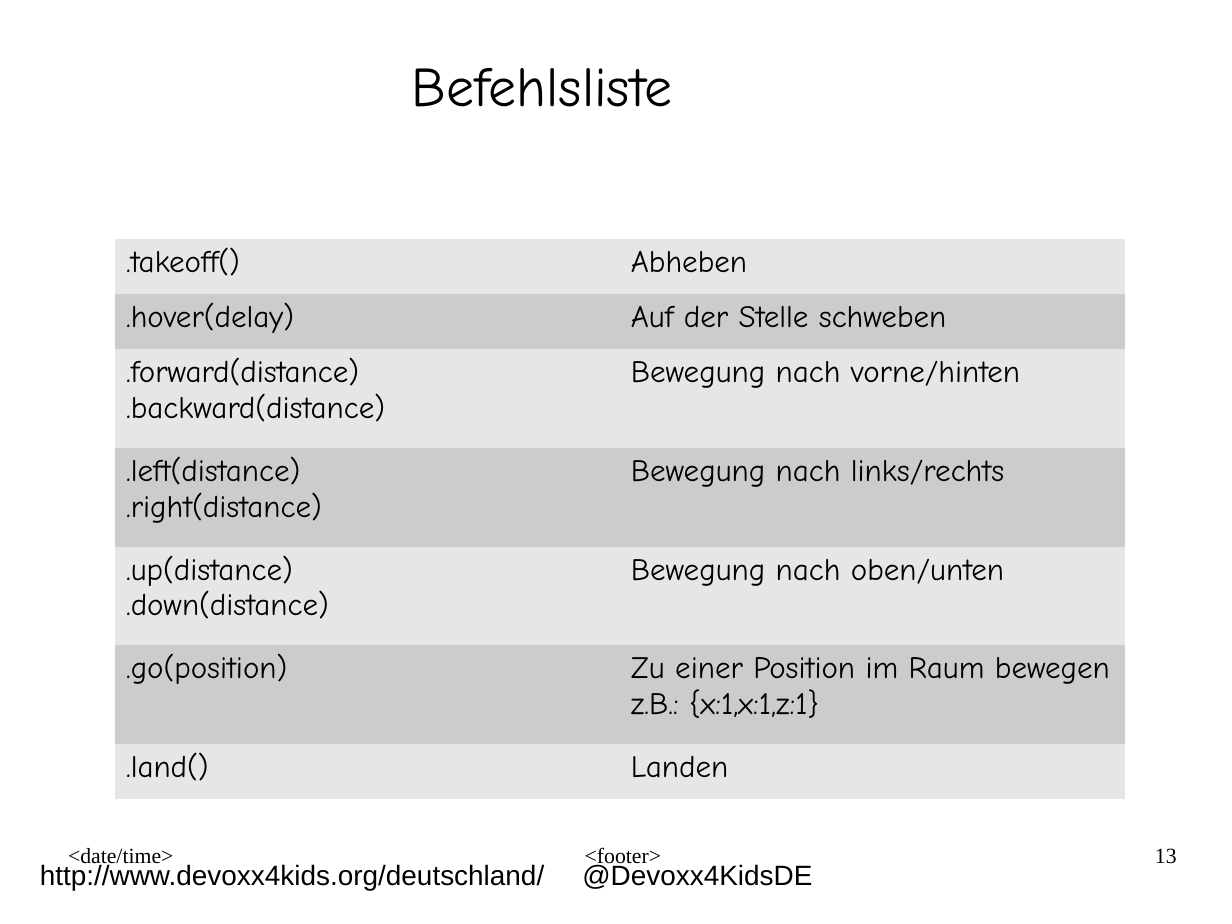
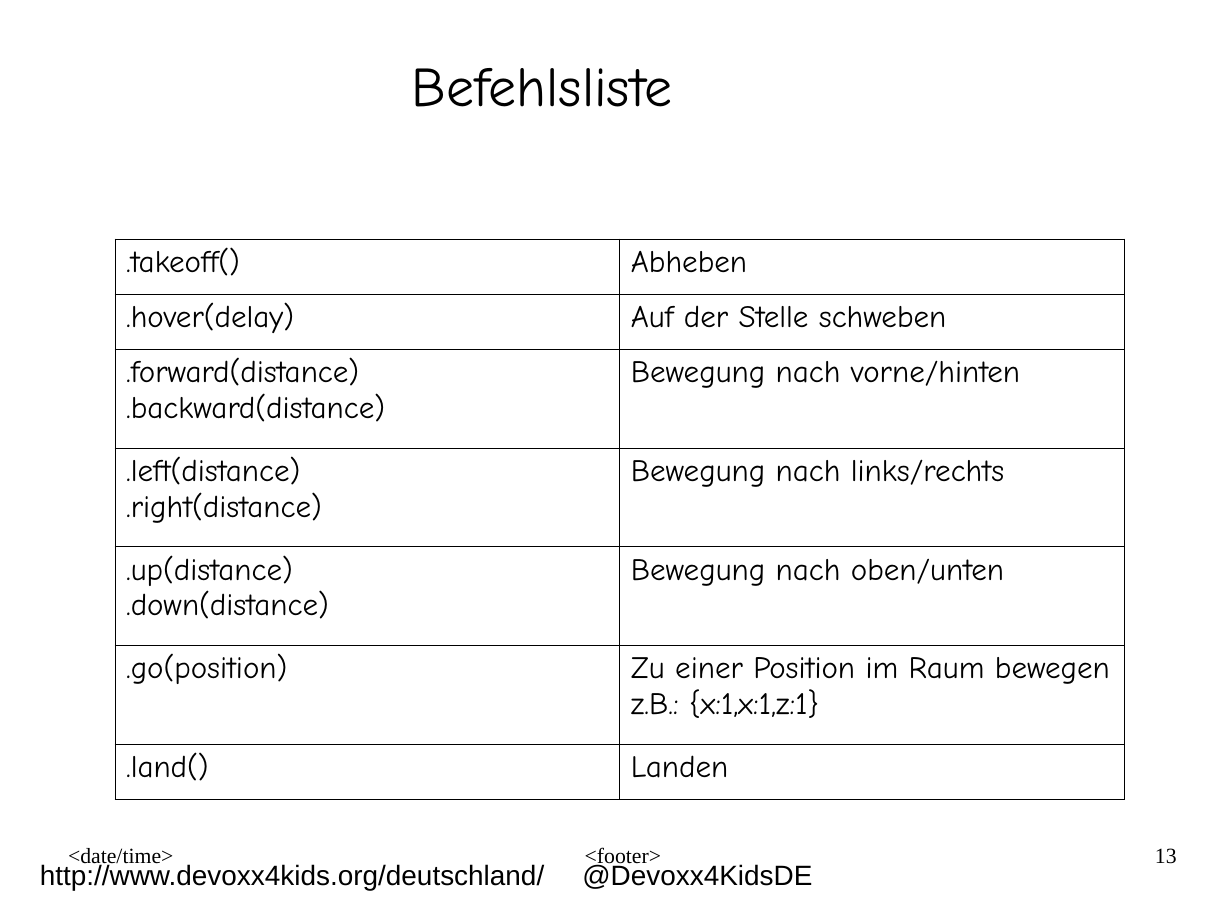
Before and after one commit to derTobsch/ardrone-autonomy-d4k, a slide deck: slide 13 of presentation/quadcopter4kids_v8_ger.odp. Drawn at 1232x924 pixels with LibreOffice and Linux fonts; fonts in the diff are those of the drawing; background and template pictures are left out. Boxes give left, top, right and bottom in pixels: in the first picture for what was removed or moved away, otherwise in the second. Text is boxed around its words. In the diff, an @@ line names an element or a change of style, - is before the commit and + after.

```diff
--- a/presentation/quadcopter4kids_v8_ger.odp
+++ b/presentation/quadcopter4kids_v8_ger.odp
@@ table at (x1=115, y1=239, x2=1126, y2=799) @@
@@ fill #E6E6E6 to none in 8 cells @@
@@ fill #CCCCCC to none in 6 cells @@
@@ borders changed @@
```
Also in this commit, not shown: 2 other slides changed, 1 slide added, 1 other file.
